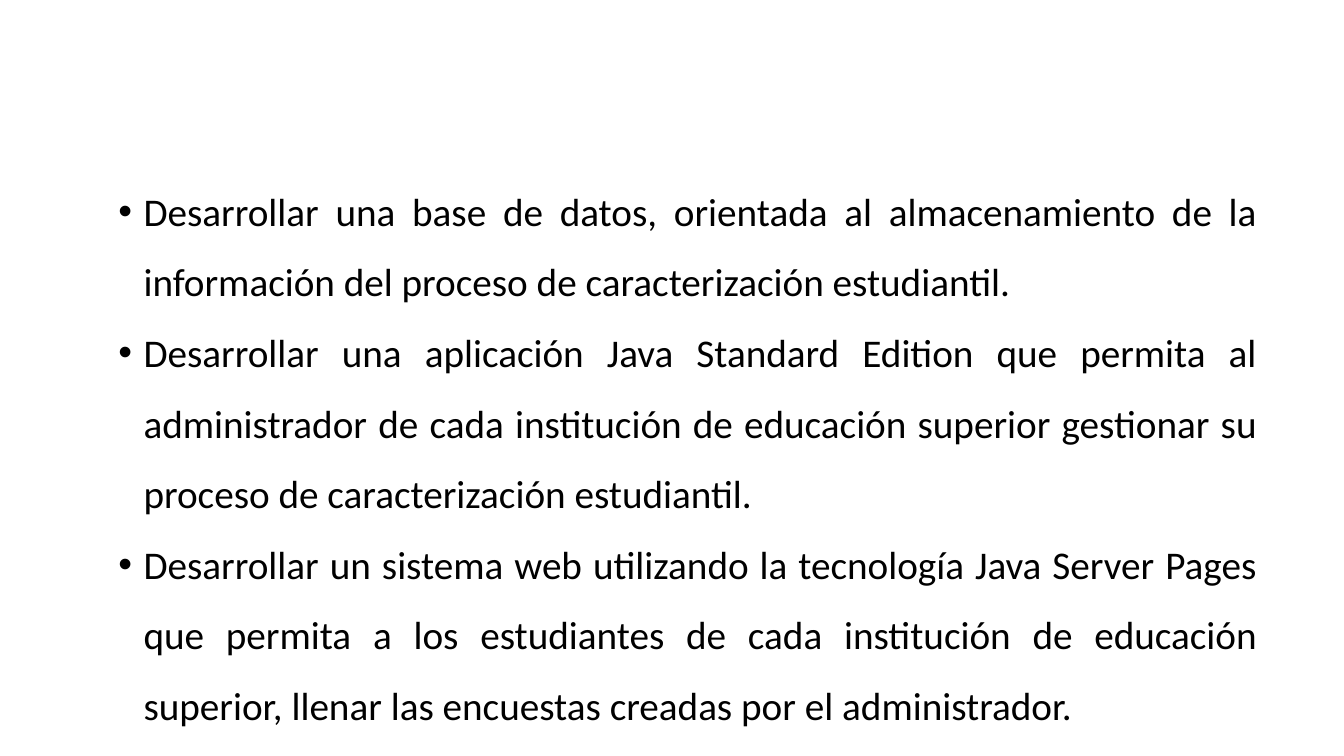
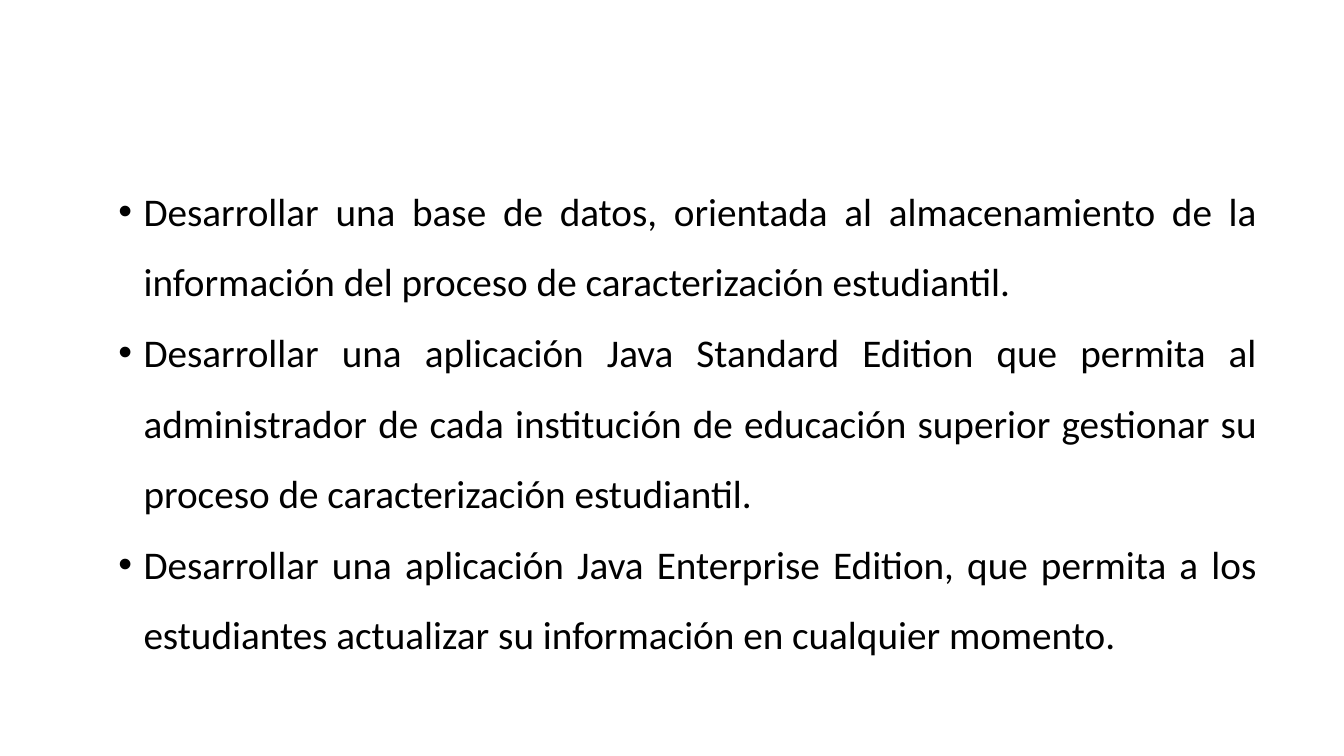
Before and after one commit to BrayanNovoa/uniminuto, a slide deck: slide 8 of expo/expo.pptx. Drawn at 1344x756 pixels with LibreOffice and Linux fonts; fonts in the diff are those of the drawing; background and template pictures are left out. Boxes give left, top, right and bottom in pixels: in the first picture for what was removed or moved away, otherwise in the second. Text is boxed around its words. In the diff, an @@ line names an element or a change of style, - is before the commit and + after.

```diff
--- a/expo/expo.pptx
+++ b/expo/expo.pptx
@@ text at [144,551,1256,656]: text changed @@
-• Desarrollar un sistema web utilizando la tecnología Java Server Pages que permita a los estudiantes de cada institución de educación superior, llenar las encuestas creadas por el administrador.
+• Desarrollar una aplicación Java Enterprise Edition, que permita a los estudiantes actualizar su información en cualquier momento.
```
Also in this commit, not shown: 18 other slides changed, 4 slides added, 11 slides removed, 3 other files.
